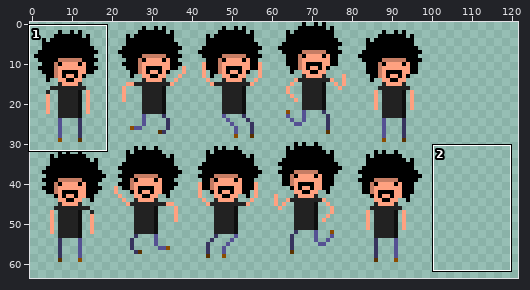
One commit to this sprite sheet: game/new/playersprite2.png. Above: a wide view before the commit, with the close-up outlined.
Close-up. The starting point:
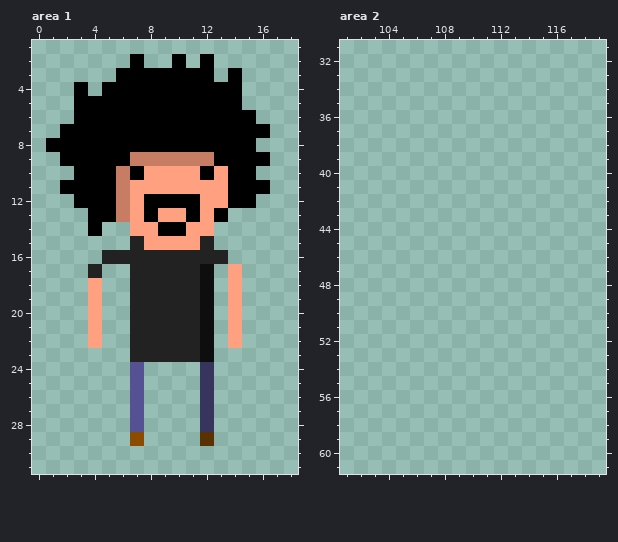
The file is 180x120 pixels. Shown: area 1: x 0..18, y 1..31; area 2: x 101..119, y 31..61. The wide view leaves out empty margins. The commit also changed other parts of the picture, which this record leaves out.
Now the later version:
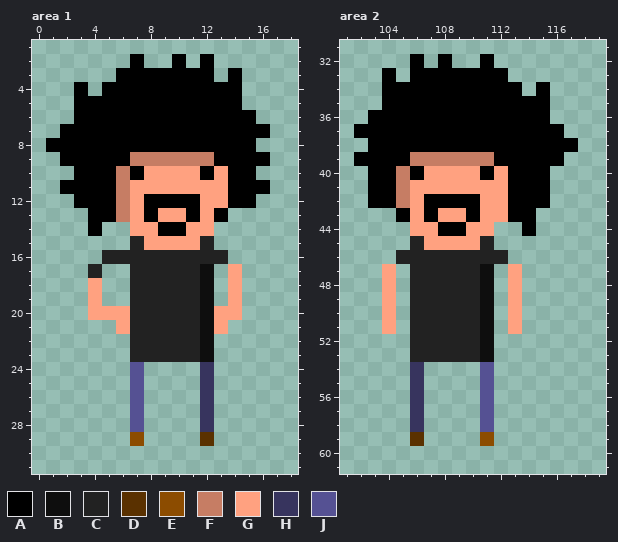
Palette (. is transparent): A #000000  B #0e0e0e  C #222222  D #5a3100  E #8c4c00  F #c67d64  G #ffa180  H #37345e  J #555193
Change:
Area 1:
y 20: x 5..6 .. -> GG; x 13 . -> G
y 21: x 4 G -> .; x 6 . -> G; x 13..14 .G -> G.
y 22: x 4 G -> .; x 14 G -> .
Area 2:
y 32: x 106 . -> A; x 108 . -> A; x 111 . -> A
y 33: x 104 . -> A; x 106..112 ....... -> AAAAAAA
y 34: x 104..113 .......... -> AAAAAAAAAA; x 115 . -> A
y 35: x 104..115 ............ -> AAAAAAAAAAAA
y 36: x 103..115 ............. -> AAAAAAAAAAAAA
y 37: x 102..116 ............... -> AAAAAAAAAAAAAAA
y 38: x 103..117 ............... -> AAAAAAAAAAAAAAA
y 39: x 102..116 ............... -> AAAAFFFFFFAAAAA
y 40: x 103..115 ............. -> AAFAGGGGAGAAA
y 41: x 103..115 ............. -> AAFGGGGGGGAAA
y 42: x 103..115 ............. -> AAFGAAAAGGAAA
y 43: x 105..114 .......... -> AGAGGAGGAA
y 44: x 106..111 ...... -> GGAAGG; x 114 . -> A
y 45: x 106..111 ...... -> CGGGGC
y 46: x 105..112 ........ -> CCCCCCCC
y 47..51: x 104 . -> G; x 106..111 ...... -> CCCCCB; x 113 . -> G
y 52..53: x 106..111 ...... -> CCCCCB
y 54..58: x 106 . -> H; x 111 . -> J
y 59: x 106 . -> D; x 111 . -> E
Pixel boxes of the changes (left, top, right, bottom) in both close-ups:
changed: (88, 306, 130, 348)
changed: (214, 306, 242, 348)
added: (354, 54, 578, 446)
